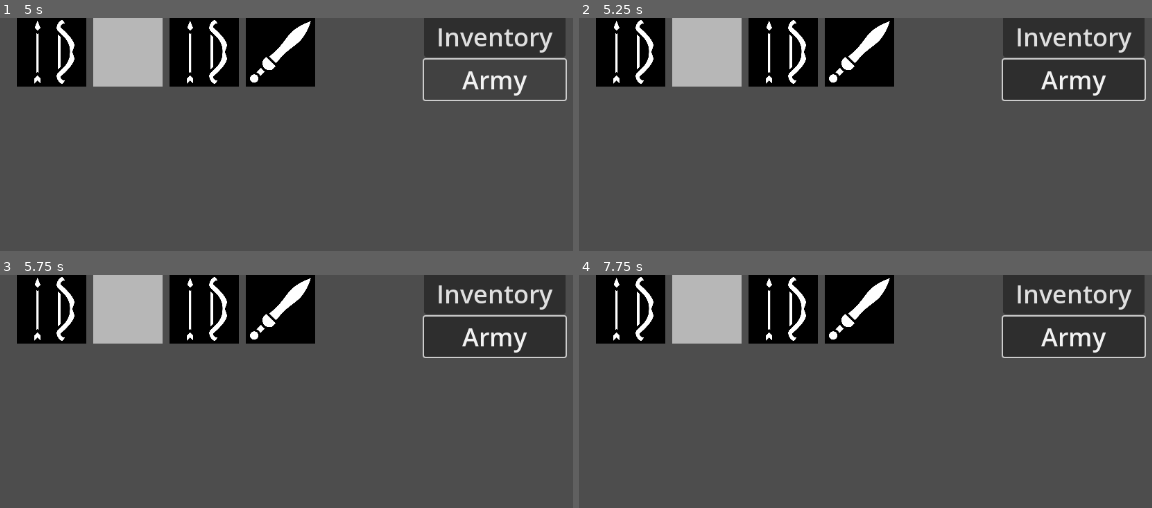
Above: before the commit, frames 1-4 (two rows, left to right).
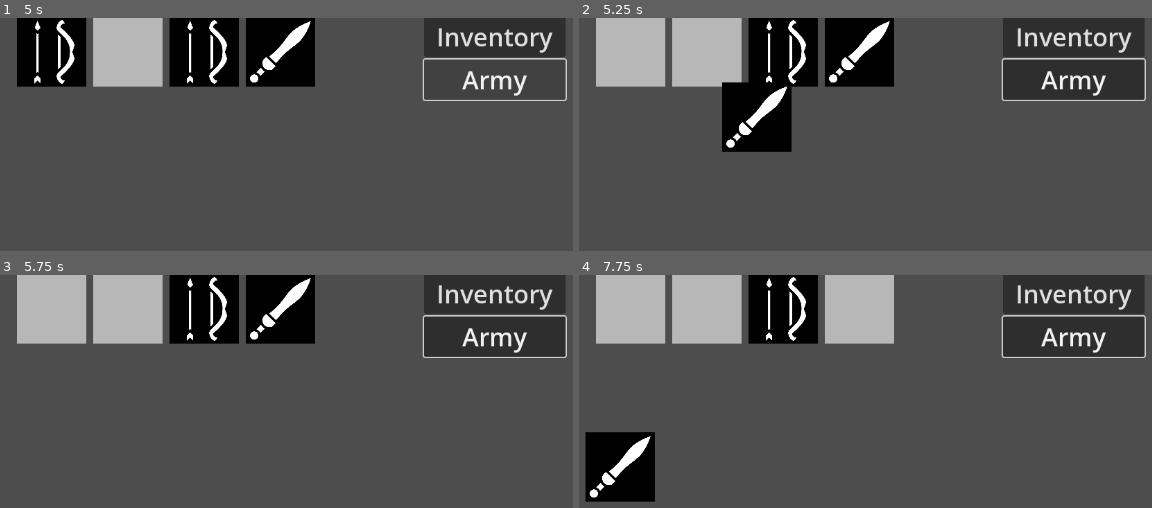
Above: after the commit, the same moments.

Repository: ualisars/simulationPrototype
Game: Godot game, scene res://UI/inventory.tscn
Two runs of this game, one before a commit and one after it. Both use one fixed random seed, a clock stepped at 60 frames per second and the inputs below. This scene is started directly instead of the project's main scene.
Inputs (mouse positions are in pixels of both pictures, inside the frame that each line leads up to):
- Up to frame 1 (5 s): click "Inventory" at 0.5 s; click "Army" at 1.25 s; click "Inventory" at 2 s; click "Army" at 2.75 s; click "Inventory" at 3.5 s; click "Army" at 4.25 s
- Up to frame 2 (5.25 s): tap Enter at 5 s; drag from (630, 52) to (905, 143) at 5.02 s
- Up to frame 3 (5.75 s): no input
- Up to frame 4 (7.75 s): drag from (705, 309) to (outside the picture) at 5.77 s; tap Space at 6.5 s; move the mouse to (785, 309) at 6.52 s; hold W (CameraForward) 6.53-7.25 s; click (785, 309) at 6.8 s; tap Enter at 7.25 s; drag from (859, 309) to (584, 431) at 7.27 s

Frame 1 is identical in both runs. In frame 2, 7.0% of the frame differs, in the area x 2-38%, y 0-58%; in frame 3, 3.5%; in frame 4, 11%, in the area x 1-55%, y 0-98%.
Error after the commit: Cannot call method 'duplicate' on a null value. (res://UI/slot.gd:26)

Commit message:
add drag and drop

Diff:
--- a/Item.gd
+++ b/Item.gd
@@ -1,10 +1,13 @@
 extends Control
 
 @onready var texture_rect: TextureRect = $TextureRect
+var item_type: String
 
 # Called when the node enters the scene tree for the first time.
 func _ready() -> void:
 	if randi() % 2 == 0:
+		item_type = "sword"
 		texture_rect.texture = load("res://icons/gladius.svg")
 	else:
+		item_type = "bow"
 		texture_rect.texture = load("res://icons/bow-arrow.svg")
--- a/UI/inventory.gd
+++ b/UI/inventory.gd
@@ -1,17 +1,3 @@
 extends Control
 
-
-# Called when the node enters the scene tree for the first time.
-func _ready() -> void:
-	pass # Replace with function body.
-
-# Called every frame. 'delta' is the elapsed time since the previous frame.
-func _process(delta: float) -> void:
-	pass
-
-
-func hold_item():
-	print("Inventory is holding item")
-
-func place_item():
-	print("Inventory is placing item")
+@onready var grid_container: GridContainer = $InventoryContainer/GridContainer
--- a/UI/item.tscn
+++ b/UI/item.tscn
@@ -5,14 +5,16 @@
 [sub_resource type="ImageTexture" id="ImageTexture_s7cct"]
 
 [node name="Item" type="Control"]
+custom_minimum_size = Vector2(100, 100)
 layout_mode = 3
 anchors_preset = 0
-mouse_filter = 1
+mouse_filter = 2
 script = ExtResource("1_omad4")
 
 [node name="TextureRect" type="TextureRect" parent="."]
 clip_contents = true
 custom_minimum_size = Vector2(100, 100)
+layout_mode = 0
 offset_right = 100.0
 offset_bottom = 100.0
 texture = SubResource("ImageTexture_s7cct")
--- a/UI/slot.gd
+++ b/UI/slot.gd
@@ -6,23 +6,38 @@
 
 
 func _ready() -> void:
-	connect("gui_input", on_gui_input, CONNECT_DEFERRED)
-	inventory_node = find_parent("Inventory")
-
 	if randi() % 2 == 0:
 		item = ItemClass.instantiate()
 		add_child(item)
 
 
-func on_gui_input(event: InputEvent):
-	if event.is_action_pressed("mouse_left_click"):
-		pick_from_slot()
-	if event.is_action_released("mouse_left_click"):
-		put_into_slot()
+func _notification(what:int)->void:
+	if what == Node.NOTIFICATION_DRAG_BEGIN:
+		# Drag data is available (populated by our _get_drag_data() function for example)
+		var data = get_viewport().gui_get_drag_data()
+		# Use the drag data
+	if what == Node.NOTIFICATION_DRAG_END:
+		# Drag data is no longer available and has been disposed already
+		print("Drag ended. Success: ", get_viewport().gui_is_drag_successful())
 
 
-func pick_from_slot() -> void:
-	inventory_node.hold_item()
+func _get_drag_data(_at_position: Vector2) -> Variant:
+	print("drag data")
+	var preview_item = item.duplicate()
+	set_drag_preview(preview_item)
 
-func put_into_slot() -> void:
-	inventory_node.place_item()
+	remove_child(item)
+
+	return self
+
+func _can_drop_data(_at_position: Vector2, data: Variant) -> bool:
+	return item == null
+
+
+func _drop_data(_at_position: Vector2, data: Variant) -> void:
+	print("drop data")
+	print("current slot", name)
+	print("from slot", data.name)
+	print("data item", data.item.item_type)
+	var new_item = data.item.duplicate()
+	add_child(new_item)
